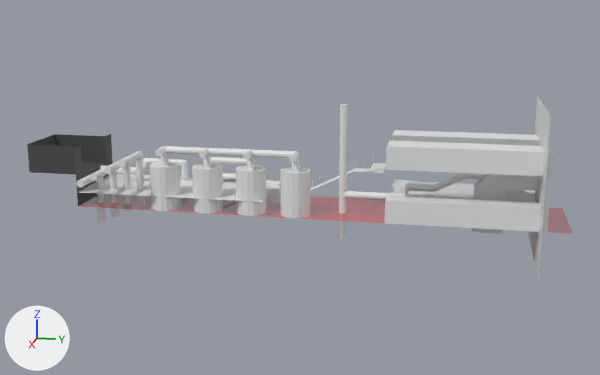
An edit to the Blender file Assets/Arting/Model/Level2.blend, drawn before and after from the same camera.
Rendered twice from a camera (50 mm lens) standing at (108.2, 55.4, 25.7) and looking at (0.3, 33.9, -1.3). The axes (+X, +Y, +Z) are drawn at lower left. The lights are the same throughout.

Names of what the first picture shows: 'Boiler1', 'Boiler2', 'Boiler3', 'Boiler4', 'Cube', 'Cube.001', 'Cube.002', 'Cube.003', 'Cube.004', 'EndWall', 'KillPlane', 'KillPlaneVisual', 'Start'.
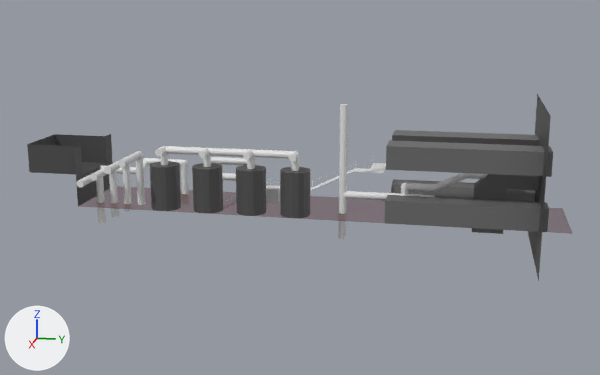
Commit message: Basic material work

Location of each change, (x1, y1, x2, y2) in pixels of the pictures (600 x 375 px):
'Cube.002', recoloured
    both: (386, 140, 553, 177)
'Cube.001', recoloured
    both: (385, 195, 549, 232)
'Cube.003', recoloured (white to grey)
    both: (392, 130, 539, 146)
'Boiler4', recoloured
    both: (280, 167, 310, 218)
'Boiler3', recoloured
    both: (236, 165, 266, 216)
'Boiler2', recoloured
    both: (192, 163, 223, 213)
'KillPlane', moved, rescaled (not visible afterwards)
    before: (79, 173, 280, 202)
'Boiler1', recoloured
    both: (150, 161, 181, 211)
'EndWall', recoloured
    both: (528, 94, 551, 281)
'Cube.004', recoloured
    both: (472, 174, 539, 234)
'Cube', recoloured
    both: (391, 179, 535, 202)

Edits to the bpy script that builds the scene:
```text
Add mat_endblocks:
    mat_endblocks = principled_material('EndBlocks')
    mat_endblocks.base_color = (0.143, 0.143, 0.143)  # dark grey #6a6a6a
Add mat_boiler:
    mat_boiler = principled_material('Boiler')
    mat_boiler.base_color = (0.0796, 0.0796, 0.0796)  # dark grey #505050
Change me_cylinder_004:
    where me_cylinder_004.from_pydata(...)  # 32 vertices, 18 faces; spans x -2.0..2.0, y -2.0..2.0, z -3.0..3.0
    add me_cylinder_004.materials.append(mat_boiler)  # dark grey #505050
Change me_cylinder_005:
    where me_cylinder_005.from_pydata(...)  # 32 vertices, 18 faces; spans x -2.0..2.0, y -2.0..2.0, z -3.0..3.0
    add me_cylinder_005.materials.append(mat_boiler)  # dark grey #505050
Change me_cylinder_006:
    where me_cylinder_006.from_pydata(...)  # 32 vertices, 18 faces; spans x -2.0..2.0, y -2.0..2.0, z -3.0..3.0
    add me_cylinder_006.materials.append(mat_boiler)  # dark grey #505050
Change me_cylinder_007:
    where me_cylinder_007.from_pydata(...)  # 32 vertices, 18 faces; spans x -2.0..2.0, y -2.0..2.0, z -3.0..3.0
    add me_cylinder_007.materials.append(mat_boiler)  # dark grey #505050
Change me_cube_002:
    where me_cube_002.from_pydata(...)  # 8 vertices, 6 faces; spans x -1.0..1.0, y -1.0..1.0, z -0.5..1.0
    add me_cube_002.materials.append(mat_endblocks)  # dark grey #6a6a6a
Change me_cube_003:
    where me_cube_003.from_pydata(...)  # 8 vertices, 6 faces; spans x -1.0..1.0, y -1.0..1.0, z -0.5..1.0
    add me_cube_003.materials.append(mat_endblocks)  # dark grey #6a6a6a
Change me_cube_004:
    where me_cube_004.from_pydata(...)  # 8 vertices, 6 faces; spans x -1.0..1.0, y -1.0..1.0, z -0.5..1.0
    add me_cube_004.materials.append(mat_endblocks)  # dark grey #6a6a6a
Change me_cube_005:
    where me_cube_005.from_pydata(...)  # 8 vertices, 6 faces; spans x -1.0..1.0, y -1.0..1.0, z -0.5..1.0
    add me_cube_005.materials.append(mat_endblocks)  # dark grey #6a6a6a
Change me_cube_006:
    where me_cube_006.from_pydata(...)  # 16 vertices, 14 faces; spans x -1.0..1.0, y -3.0..5.0, z -7.0..1.0
    add me_cube_006.materials.append(mat_endblocks)  # dark grey #6a6a6a
Change me_cube_007:
    where me_cube_007.from_pydata(...)  # 4 vertices, 1 face; spans x -1.0..1.0, y 0.0, z -1.0..1.0
    add me_cube_007.materials.append(mat_material)  # dark grey #4d4d4d
Change ob_killplane:
    ob_killplane.location: (0.0, 16.0, -2.0) -> (0.0, 34.0, -4.0)
    ob_killplane.scale: (1.0, 1.0, 1.0) -> (1.0, 2.5, 1.0)
```
